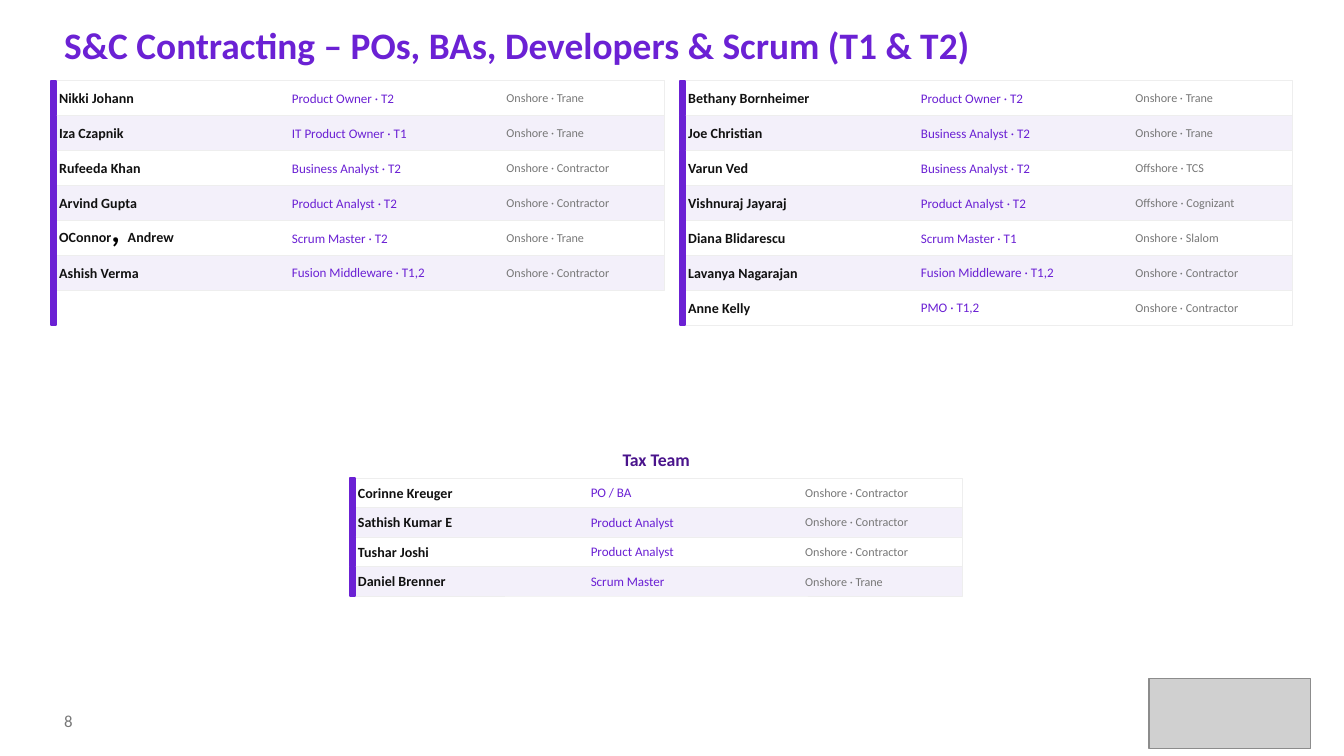
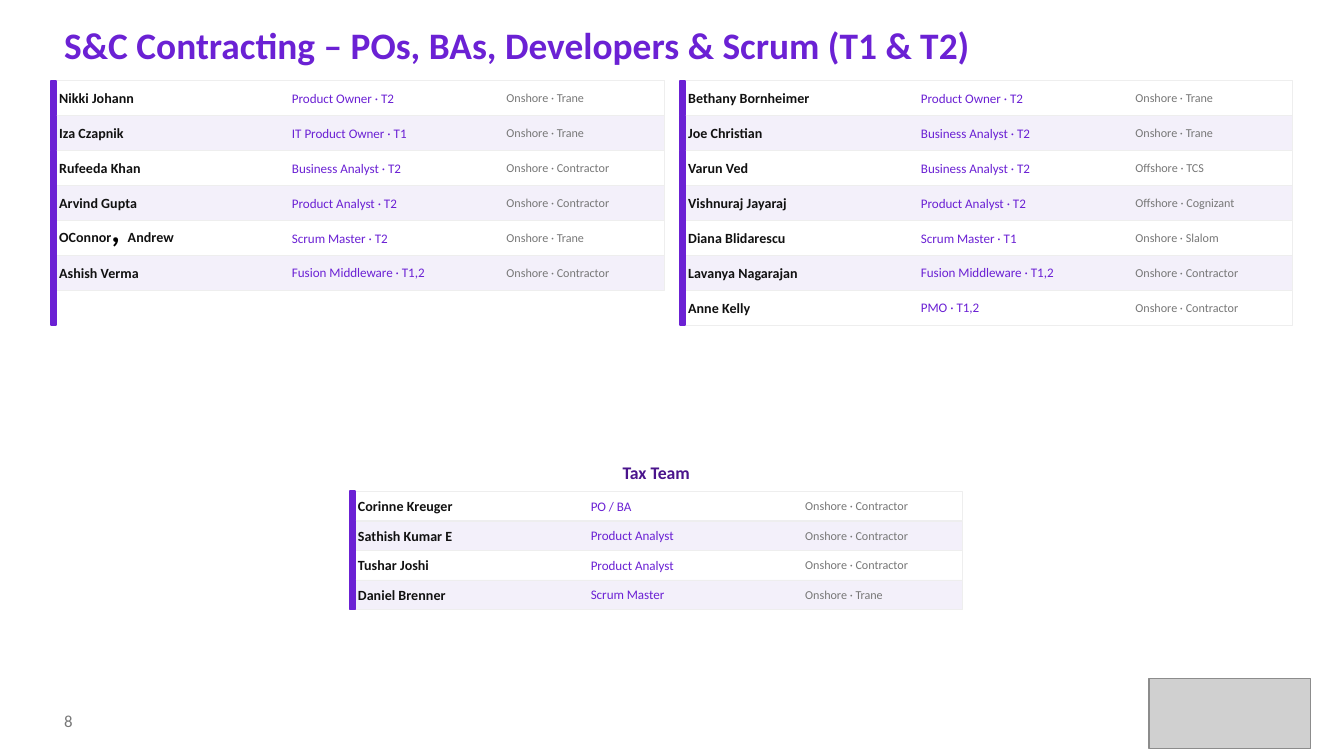
Before and after one commit to Sagar-konkanagaon/ETL__ASSIGNMENT, a slide deck: slide 8 of CHVAC_QA_Onboarding_Updated (1).pptx. Drawn at 1344x756 pixels with LibreOffice and Linux fonts; fonts in the diff are those of the drawing; grey boxes stand for pictures. Boxes give left, top, right and bottom in pixels: in the first picture for what was removed or moved away, otherwise in the second. Text is boxed around its words. In the diff, an @@ line names an element or a change of style, - is before the commit and + after.

```diff
--- a/CHVAC_QA_Onboarding_Updated (1).pptx
+++ b/CHVAC_QA_Onboarding_Updated (1).pptx
@@ 10 texts, 6 rectangles: place and size @@
-10 texts, 6 rectangles at <box>349,454,962,595</box>
+10 texts, 6 rectangles at <box>349,467,962,610</box>
@@ 3 texts, 2 rectangles: place and size @@
-3 texts, 2 rectangles at <box>349,538,962,567</box>
+3 texts, 2 rectangles at <box>349,550,962,579</box>
```
Also in this commit, not shown: 3 other slides changed.
